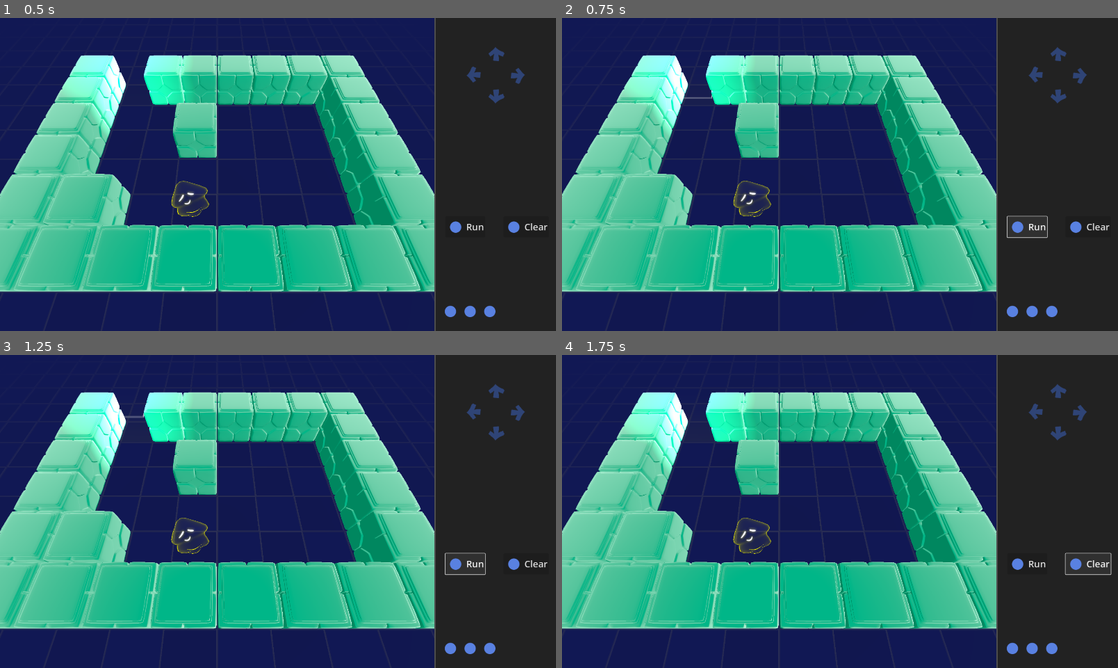
Above: before the commit, frames 1-4 (two rows, left to right).
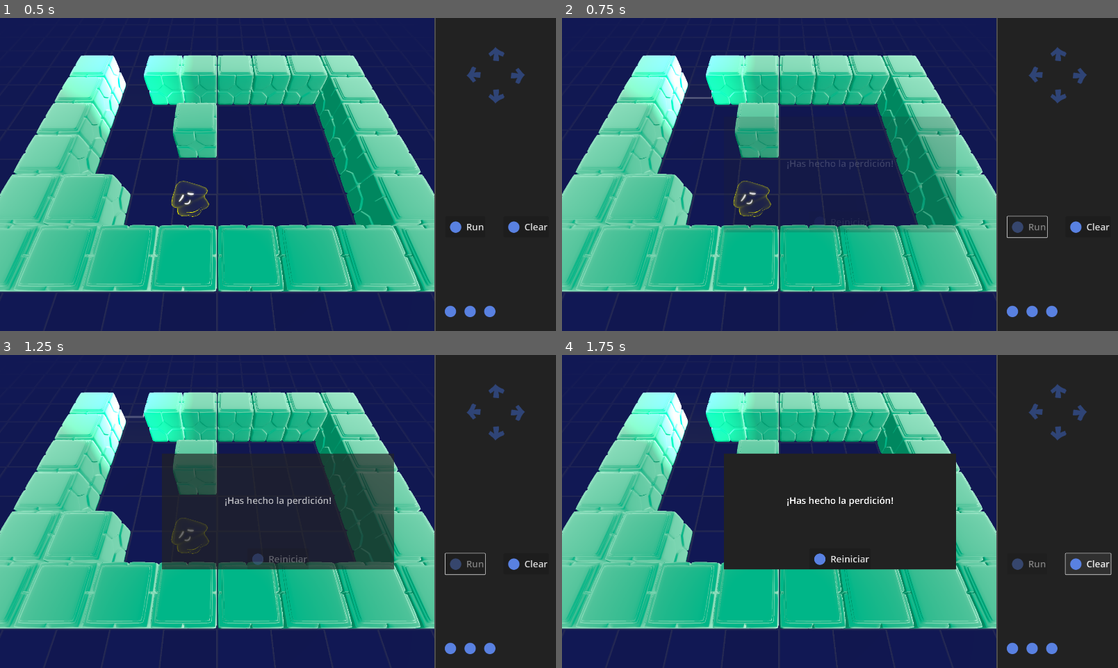
Above: after the commit, the same moments.

Repository: dxzander/GodotHSRFoxPuzzle
Game: Godot game, scene res://puzzle_test.tscn
The game is run twice, just before and just after one commit, with the same random seed, the same clock (stepped at 60 frames per second) and the same inputs.
Inputs:
- Up to frame 1 (0.5 s): no input
- Up to frame 2 (0.75 s): click "Run" at 0.5 s
- Up to frame 3 (1.25 s): no input
- Up to frame 4 (1.75 s): click "Clear" at 1.25 s

Frame 1 is identical in both runs. In frame 2, 3.0% of the frame differs, in the area x 29-87%, y 31-69%; in frame 3, 15%; in frame 4, 16%.

Commit message:
added exit condition and controller support

Diff:
--- a/Meta.gd
+++ b/Meta.gd
@@ -1,18 +1,26 @@
 extends Area3D
 
-var contenido = []
-
 signal winning
+signal lost
 
 # Called when the node enters the scene tree for the first time.
 func _ready():
 	pass # Replace with function body.
 
-
 # Called every frame. 'delta' is the elapsed time since the previous frame.
 func _process(delta):
-	contenido = get_overlapping_bodies()
-	if len(contenido) > 1:
-		if contenido[1].name == 'jelly':
+	if len(get_overlapping_bodies()) > 0:
+		if has_jelly_arrived():
 			winning.emit()
-	pass
+
+func _on_stack_ran_out_of_stack():
+	if !has_jelly_arrived():
+		lost.emit()
+
+func has_jelly_arrived():
+	var contenido = get_overlapping_bodies()
+	var names = []
+	for n in contenido:
+		names.append(n.name)
+	var is_jelly = true if 'jelly' in names else false
+	return is_jelly
--- a/Stack.gd
+++ b/Stack.gd
@@ -11,6 +11,7 @@
 					}
 
 signal move_in_direction(direct)
+signal ran_out_of_stack()
 
 # Called when the node enters the scene tree for the first time.
 func _ready():
@@ -19,6 +20,15 @@
 # Called every frame. 'delta' is the elapsed time since the previous frame.
 func _process(delta):
 	pass
+
+func clear_stack():
+	stack = []
+	$First.texture = load(directToFiles['idle'])
+	$Second.texture = load(directToFiles['idle'])
+	$Third.texture = load(directToFiles['idle'])
+
+func enable_buttons():
+	buttons_enabled = true
 
 func add_to_stack(direct):
 	if stack.size() < stackMaxSize:
@@ -31,47 +41,39 @@
 				$Second.texture = load(directToFiles[direct])
 			2:
 				$Third.texture = load(directToFiles[direct])
-	pass
 
 func _on_up_pressed():
 	if buttons_enabled:
 		add_to_stack("up")
-	pass # Replace with function body.
 
 func _on_down_pressed():
 	if buttons_enabled:
 		add_to_stack("down")
-	pass # Replace with function body.
 
 func _on_left_pressed():
 	if buttons_enabled:
 		add_to_stack("left")
-	pass # Replace with function body.
 
 func _on_right_pressed():
 	if buttons_enabled:
 		add_to_stack("right")
-	pass # Replace with function body.
 
 func _on_clear_pressed():
 	if buttons_enabled:
-		stack = []
-		$First.texture = load(directToFiles['idle'])
-		$Second.texture = load(directToFiles['idle'])
-		$Third.texture = load(directToFiles['idle'])
-	pass # Replace with function body.
+		clear_stack()
 
 func _on_run_pressed():
-	buttons_enabled = false
-	execute()
-	pass # Replace with function body.
+	if buttons_enabled:
+		get_node('../Acciones/Left/Run').set_disabled(true)
+		buttons_enabled = false
+		execute()
 
 func _on_jelly_wall_hit():
 	execute()
-	pass # Replace with function body.
 
 func execute():
 	if stack:
 		move_in_direction.emit(stack[0])
 		stack.pop_front()
-	pass
+	else:
+		ran_out_of_stack.emit()
--- /dev/null
+++ b/ending.gd
@@ -0,0 +1,33 @@
+extends ColorRect
+
+var reset_disabled = true
+
+# Called when the node enters the scene tree for the first time.
+func _ready():
+	$GridContainer/Reiniciar.set_disabled(reset_disabled)
+	pass # Replace with function body.
+
+# Called every frame. 'delta' is the elapsed time since the previous frame.
+func _process(delta):
+	pass
+
+func _on_meta_winning():
+	play_fade_in()
+	$GridContainer/Mensaje.set_text('¡Has hecho la ganación!')
+
+func _on_meta_lost():
+	play_fade_in()
+	$GridContainer/Mensaje.set_text('¡Has hecho la perdición!')
+
+func play_fade_in():
+	var mod = get_modulate()
+	if mod.a == 0:
+		$AnimationPlayer.play("fade in")
+
+func _on_animation_player_animation_finished(anim_name):
+	if anim_name == 'fade in':
+		reset_disabled = false
+		$GridContainer/Reiniciar.set_disabled(reset_disabled)
+	elif anim_name == 'fade out':
+		reset_disabled = true
+		$GridContainer/Reiniciar.set_disabled(reset_disabled)
--- a/jelly.gd
+++ b/jelly.gd
@@ -1,5 +1,4 @@
 extends CharacterBody3D
-
 
 const SPEED = 3.0
 var direction = Vector3(0, 0, 0)
--- a/project.godot
+++ b/project.godot
@@ -24,3 +24,16 @@
 [filesystem]
 
 import/fbx/enabled=false
+
+[input]
+
+ui_default={
+"deadzone": 0.5,
+"events": [Object(InputEventJoypadButton,"resource_local_to_scene":false,"resource_name":"","device":-1,"button_index":0,"pressure":0.0,"pressed":true,"script":null)
+]
+}
+ui_clear={
+"deadzone": 0.5,
+"events": [Object(InputEventJoypadButton,"resource_local_to_scene":false,"resource_name":"","device":-1,"button_index":4,"pressure":0.0,"pressed":true,"script":null)
+]
+}
--- a/puzzle_test.gd
+++ b/puzzle_test.gd
@@ -5,12 +5,12 @@
 var obstucalo_dimension = 2.5
 var cam_def = Vector3(0, 13, 3)
 var cam_pos_values = [Vector3(0, 14, 4), Vector3(0, 15, 5), Vector3(0, 16, 6)]
+var player_initial_position = Vector3(0, 0, 0)
 
 # Called when the node enters the scene tree for the first time.
 func _ready():
 	level_data = load_file('res://level0.txt')
-	process_level_data(level_data)
-	pass # Replace with function body.
+	player_initial_position = process_level_data(level_data)
 
 # Called every frame. 'delta' is the elapsed time since the previous frame.
 func _process(delta):
@@ -28,19 +28,18 @@
 	var height = len(level_data)
 	var width = len(level_data[0])
 	var index = Vector2(0, 0)
+	var jelly_pos
 	for line in level_data:
 		for cell in line:
 			if cell == '1':
 				var instance = obstucalos.instantiate()
 				instance.position = grid_to_real(index, width, height)
 				add_child(instance)
-				pass
 			elif cell == '0':
 				$Meta.position = grid_to_real(index, width, height)
-				pass
 			elif cell == '2':
-				$jelly.position = grid_to_real(index, width, height)
-				pass
+				jelly_pos = grid_to_real(index, width, height)
+				$jelly.position = jelly_pos
 			elif cell == ' ':
 				pass
 			else:
@@ -48,7 +47,7 @@
 			index.x += 1
 		index.y += 1
 		index.x = 0
-	pass
+	return jelly_pos
 
 func grid_to_real(index, width, height):
 	var offsetx = width / 2
@@ -60,3 +59,11 @@
 	var realz = virtualz * obstucalo_dimension
 	var real_pos = Vector3(realx, offsety, realz)
 	return real_pos
+
+func _on_reiniciar_pressed():
+	$jelly.position = player_initial_position
+	$Interfaz/Juego/Controles/Stack.clear_stack()
+	$Interfaz/Juego/Controles/Stack.enable_buttons()
+	$Interfaz/Ending/AnimationPlayer.play("fade out")
+	$Interfaz/Ending.reset_disabled = true
+	$Interfaz/Juego/Controles/Acciones/Left/Run.set_disabled(false)
--- a/puzzle_test.tscn
+++ b/puzzle_test.tscn
@@ -1,13 +1,14 @@
-[gd_scene load_steps=32 format=3 uid="uid://ymumerqhokl1"]
+[gd_scene load_steps=50 format=3 uid="uid://ymumerqhokl1"]
 
 [ext_resource type="Script" path="res://puzzle_test.gd" id="1_vecjt"]
-[ext_resource type="Script" path="res://window.gd" id="2_wdo03"]
 [ext_resource type="Texture2D" uid="uid://bslq1lmnpj1ge" path="res://arrows.png" id="3_mk7ae"]
 [ext_resource type="Texture2D" uid="uid://bdgujwi7ndxkj" path="res://arrows pressed.png" id="4_ph68j"]
 [ext_resource type="Script" path="res://Stack.gd" id="5_yiq4t"]
+[ext_resource type="Theme" uid="uid://cxp6g7swib7tp" path="res://default.theme" id="5_yq7aj"]
 [ext_resource type="PackedScene" uid="uid://bu2p4f53kkd35" path="res://jelly.tscn" id="6_44tl2"]
 [ext_resource type="Texture2D" uid="uid://c2hm6ruc7cg8w" path="res://idle.png" id="6_k54ap"]
 [ext_resource type="PackedScene" uid="uid://c5hhj542rep75" path="res://obstucalos.tscn" id="6_snc1q"]
+[ext_resource type="Script" path="res://ending.gd" id="7_noscy"]
 [ext_resource type="PackedScene" uid="uid://bly3lrw80eanc" path="res://world_environment.tscn" id="8_qtj6n"]
 [ext_resource type="Shader" path="res://checkered.gdshader" id="9_am2qv"]
 [ext_resource type="Shader" path="res://meta.gdshader" id="10_24pch"]
@@ -15,11 +16,103 @@
 [ext_resource type="Shader" path="res://tests.gdshader" id="13_81tre"]
 [ext_resource type="Shader" path="res://cell.gdshader" id="13_b1soi"]
 
-[sub_resource type="Theme" id="Theme_tbg0e"]
-default_font_size = 32
-
-[sub_resource type="Theme" id="Theme_f7saw"]
-default_font_size = 32
+[sub_resource type="InputEventAction" id="InputEventAction_y2lr2"]
+action = &"ui_default"
+
+[sub_resource type="Shortcut" id="Shortcut_70ev2"]
+events = [SubResource("InputEventAction_y2lr2")]
+
+[sub_resource type="InputEventAction" id="InputEventAction_5yesh"]
+action = &"ui_clear"
+
+[sub_resource type="Shortcut" id="Shortcut_wgsns"]
+events = [SubResource("InputEventAction_5yesh")]
+
+[sub_resource type="InputEventAction" id="InputEventAction_s314k"]
+action = &"ui_up"
+
+[sub_resource type="Shortcut" id="Shortcut_rx15f"]
+events = [SubResource("InputEventAction_s314k")]
+
+[sub_resource type="InputEventAction" id="InputEventAction_yd8s7"]
+action = &"ui_down"
+
+[sub_resource type="Shortcut" id="Shortcut_e0iyi"]
+events = [SubResource("InputEventAction_yd8s7")]
+
+[sub_resource type="InputEventAction" id="InputEventAction_aeia3"]
+action = &"ui_left"
+
+[sub_resource type="Shortcut" id="Shortcut_0w06e"]
+events = [SubResource("InputEventAction_aeia3")]
+
+[sub_resource type="InputEventAction" id="InputEventAction_mn0w2"]
+action = &"ui_right"
+
+[sub_resource type="Shortcut" id="Shortcut_so2jt"]
+events = [SubResource("InputEventAction_mn0w2")]
+
+[sub_resource type="Animation" id="Animation_6g3et"]
+length = 0.001
+tracks/0/type = "value"
+tracks/0/imported = false
+tracks/0/enabled = true
+tracks/0/path = NodePath(".:modulate")
+tracks/0/interp = 1
+tracks/0/loop_wrap = true
+tracks/0/keys = {
+"times": PackedFloat32Array(0),
+"transitions": PackedFloat32Array(1),
+"update": 0,
+"values": [Color(1, 1, 1, 0)]
+}
+
+[sub_resource type="Animation" id="Animation_0043o"]
+resource_name = "fade in"
+tracks/0/type = "value"
+tracks/0/imported = false
+tracks/0/enabled = true
+tracks/0/path = NodePath(".:modulate")
+tracks/0/interp = 1
+tracks/0/loop_wrap = false
+tracks/0/keys = {
+"times": PackedFloat32Array(0, 1),
+"transitions": PackedFloat32Array(1, 1),
+"update": 0,
+"values": [Color(1, 1, 1, 0), Color(1, 1, 1, 1)]
+}
+
+[sub_resource type="Animation" id="Animation_ubmhb"]
+resource_name = "fade out"
+length = 0.5
+tracks/0/type = "value"
+tracks/0/imported = false
+tracks/0/enabled = true
+tracks/0/path = NodePath(".:modulate")
+tracks/0/interp = 1
+tracks/0/loop_wrap = true
+tracks/0/keys = {
+"times": PackedFloat32Array(0, 0.5),
+"transitions": PackedFloat32Array(1, 1),
+"update": 0,
+"values": [Color(1, 1, 1, 1), Color(1, 1, 1, 0)]
+}
+
+[sub_resource type="AnimationLibrary" id="AnimationLibrary_uxx7p"]
+_data = {
+"RESET": SubResource("Animation_6g3et"),
+"fade in": SubResource("Animation_0043o"),
+"fade out": SubResource("Animation_ubmhb")
+}
+
+[sub_resource type="LabelSettings" id="LabelSettings_8uv3v"]
+font_size = 32
+
+[sub_resource type="InputEventAction" id="InputEventAction_bge4i"]
+action = &"ui_default"
+
+[sub_resource type="Shortcut" id="Shortcut_gy3ia"]
+events = [SubResource("InputEventAction_bge4i")]
 
 [sub_resource type="ShaderMaterial" id="ShaderMaterial_vrxca"]
 render_priority = 0
@@ -160,7 +253,7 @@
 size_flags_horizontal = 3
 size_flags_vertical = 3
 
-[node name="GridContainer" type="GridContainer" parent="Interfaz"]
+[node name="Juego" type="GridContainer" parent="Interfaz"]
 layout_mode = 1
 anchors_preset = 15
 anchor_right = 1.0
@@ -169,30 +262,29 @@
 grow_vertical = 2
 columns = 2
 
-[node name="Ventana al 3D" type="SubViewportContainer" parent="Interfaz/GridContainer"]
+[node name="Ventana al 3D" type="SubViewportContainer" parent="Interfaz/Juego"]
 custom_minimum_size = Vector2(1500, 0)
 layout_mode = 2
 size_flags_horizontal = 3
 size_flags_vertical = 3
 size_flags_stretch_ratio = 2.0
 stretch = true
-script = ExtResource("2_wdo03")
-
-[node name="SubViewport" type="SubViewport" parent="Interfaz/GridContainer/Ventana al 3D"]
+
+[node name="SubViewport" type="SubViewport" parent="Interfaz/Juego/Ventana al 3D"]
 handle_input_locally = false
 size = Vector2i(1500, 1080)
 render_target_update_mode = 4
 
-[node name="Camera3D" type="Camera3D" parent="Interfaz/GridContainer/Ventana al 3D/SubViewport"]
+[node name="Camera3D" type="Camera3D" parent="Interfaz/Juego/Ventana al 3D/SubViewport"]
 transform = Transform3D(1, 0, 0, 0, 0.5, 0.866025, 0, -0.866025, 0.5, 0, 11, 5)
 
-[node name="Controles" type="ColorRect" parent="Interfaz/GridContainer"]
+[node name="Controles" type="ColorRect" parent="Interfaz/Juego"]
 layout_mode = 2
 size_flags_horizontal = 3
 size_flags_vertical = 3
 color = Color(0.133333, 0.133333, 0.133333, 1)
 
-[node name="Stack" type="GridContainer" parent="Interfaz/GridContainer/Controles"]
+[node name="Stack" type="GridContainer" parent="Interfaz/Juego/Controles"]
 layout_direction = 2
 layout_mode = 1
 anchors_preset = -1
@@ -208,19 +300,19 @@
 columns = 3
 script = ExtResource("5_yiq4t")
 
-[node name="First" type="TextureRect" parent="Interfaz/GridContainer/Controles/Stack"]
+[node name="First" type="TextureRect" parent="Interfaz/Juego/Controles/Stack"]
 layout_mode = 2
 texture = ExtResource("6_k54ap")
 
-[node name="Second" type="TextureRect" parent="Interfaz/GridContainer/Controles/Stack"]
+[node name="Second" type="TextureRect" parent="Interfaz/Juego/Controles/Stack"]
 layout_mode = 2
 texture = ExtResource("6_k54ap")
 
-[node name="Third" type="TextureRect" parent="Interfaz/GridContainer/Controles/Stack"]
+[node name="Third" type="TextureRect" parent="Interfaz/Juego/Controles/Stack"]
 layout_mode = 2
 texture = ExtResource("6_k54ap")
 
-[node name="Acciones" type="GridContainer" parent="Interfaz/GridContainer/Controles"]
+[node name="Acciones" type="GridContainer" parent="Interfaz/Juego/Controles"]
 layout_mode = 1
 anchors_preset = -1
 anchor_top = 0.666
@@ -230,27 +322,29 @@
 grow_vertical = 2
 columns = 2
 
-[node name="Left" type="CenterContainer" parent="Interfaz/GridContainer/Controles/Acciones"]
+[node name="Left" type="CenterContainer" parent="Interfaz/Juego/Controles/Acciones"]
 layout_mode = 2
 size_flags_horizontal = 3
 
-[node name="Run" type="Button" parent="Interfaz/GridContainer/Controles/Acciones/Left"]
-layout_mode = 2
-theme = SubResource("Theme_tbg0e")
+[node name="Run" type="Button" parent="Interfaz/Juego/Controles/Acciones/Left"]
+layout_mode = 2
+theme = ExtResource("5_yq7aj")
+shortcut = SubResource("Shortcut_70ev2")
 text = "Run"
 icon = ExtResource("6_k54ap")
 
-[node name="Right" type="CenterContainer" parent="Interfaz/GridContainer/Controles/Acciones"]
+[node name="Right" type="CenterContainer" parent="Interfaz/Juego/Controles/Acciones"]
 layout_mode = 2
 size_flags_horizontal = 3
 
-[node name="Clear" type="Button" parent="Interfaz/GridContainer/Controles/Acciones/Right"]
-layout_mode = 2
-theme = SubResource("Theme_f7saw")
+[node name="Clear" type="Button" parent="Interfaz/Juego/Controles/Acciones/Right"]
+layout_mode = 2
+theme = ExtResource("5_yq7aj")
+shortcut = SubResource("Shortcut_wgsns")
 text = "Clear"
 icon = ExtResource("6_k54ap")
 
-[node name="Direcciones" type="Control" parent="Interfaz/GridContainer/Controles"]
+[node name="Direcciones" type="Control" parent="Interfaz/Juego/Controles"]
 layout_mode = 1
 anchor_left = 0.25
 anchor_top = 0.09
@@ -258,7 +352,7 @@
 anchor_bottom = 0.276
 grow_horizontal = 2
 
-[node name="Up" type="TextureButton" parent="Interfaz/GridContainer/Controles/Direcciones"]
+[node name="Up" type="TextureButton" parent="Interfaz/Juego/Controles/Direcciones"]
 layout_mode = 1
 anchors_preset = 5
 anchor_left = 0.5
@@ -267,10 +361,11 @@
 offset_right = 32.0
 offset_bottom = 64.0
 grow_horizontal = 2
+shortcut = SubResource("Shortcut_rx15f")
 texture_normal = ExtResource("3_mk7ae")
 texture_pressed = ExtResource("4_ph68j")
 
-[node name="Down" type="TextureButton" parent="Interfaz/GridContainer/Controles/Direcciones"]
+[node name="Down" type="TextureButton" parent="Interfaz/Juego/Controles/Direcciones"]
 layout_mode = 1
 anchors_preset = 7
 anchor_left = 0.5
@@ -282,11 +377,12 @@
 offset_right = 32.0
 grow_horizontal = 2
 grow_vertical = 0
+shortcut = SubResource("Shortcut_e0iyi")
 texture_normal = ExtResource("3_mk7ae")
 texture_pressed = ExtResource("4_ph68j")
 flip_v = true
 
-[node name="Left" type="TextureButton" parent="Interfaz/GridContainer/Controles/Direcciones"]
+[node name="Left" type="TextureButton" parent="Interfaz/Juego/Controles/Direcciones"]
 layout_mode = 1
 anchors_preset = 4
 anchor_top = 0.5
@@ -297,10 +393,11 @@
 grow_vertical = 2
 rotation = -1.5708
 pivot_offset = Vector2(32, 32)
+shortcut = SubResource("Shortcut_0w06e")
 texture_normal = ExtResource("3_mk7ae")
 texture_pressed = ExtResource("4_ph68j")
 
-[node name="Right" type="TextureButton" parent="Interfaz/GridContainer/Controles/Direcciones"]
+[node name="Right" type="TextureButton" parent="Interfaz/Juego/Controles/Direcciones"]
 layout_mode = 1
 anchors_preset = 6
 anchor_left = 1.0
@@ -314,8 +411,58 @@
 grow_vertical = 2
 rotation = 1.5708
 pivot_offset = Vector2(32, 32)
+shortcut = SubResource("Shortcut_so2jt")
 texture_normal = ExtResource("3_mk7ae")
 texture_pressed = ExtResource("4_ph68j")
+
+[node name="Ending" type="ColorRect" parent="Interfaz"]
+modulate = Color(1, 1, 1, 0)
+layout_mode = 1
+anchors_preset = 8
+anchor_left = 0.5
+anchor_top = 0.5
+anchor_right = 0.5
+anchor_bottom = 0.5
+offset_left = -400.0
+offset_top = -200.0
+offset_right = 400.0
+offset_bottom = 200.0
+grow_horizontal = 2
+grow_vertical = 2
+color = Color(0.133333, 0.133333, 0.133333, 1)
+script = ExtResource("7_noscy")
+
+[node name="AnimationPlayer" type="AnimationPlayer" parent="Interfaz/Ending"]
+libraries = {
+"": SubResource("AnimationLibrary_uxx7p")
+}
+
+[node name="GridContainer" type="GridContainer" parent="Interfaz/Ending"]
+layout_mode = 1
+anchors_preset = 15
+anchor_right = 1.0
+anchor_bottom = 1.0
+grow_horizontal = 2
+grow_vertical = 2
+
+[node name="Mensaje" type="Label" parent="Interfaz/Ending/GridContainer"]
+layout_mode = 2
+size_flags_horizontal = 3
+size_flags_vertical = 3
+text = "prueba"
+label_settings = SubResource("LabelSettings_8uv3v")
+horizontal_alignment = 1
+vertical_alignment = 1
+
+[node name="Reiniciar" type="Button" parent="Interfaz/Ending/GridContainer"]
+layout_mode = 2
+size_flags_horizontal = 6
+theme = ExtResource("5_yq7aj")
+disabled = true
+shortcut = SubResource("Shortcut_gy3ia")
+text = "Reiniciar"
+icon = ExtResource("6_k54ap")
+alignment = 0
 
 [node name="DirectionalLight3D" type="DirectionalLight3D" parent="."]
 transform = Transform3D(0.313992, -0.822227, 0.474713, 0, 0.5, 0.866025, -0.949426, -0.271925, 0.156996, 0, 0, 0)
@@ -389,12 +536,17 @@
 mesh = SubResource("CylinderMesh_dgpxb")
 skeleton = NodePath("../..")
 
-[connection signal="move_in_direction" from="Interfaz/GridContainer/Controles/Stack" to="jelly" method="_on_stack_move_in_direction"]
-[connection signal="pressed" from="Interfaz/GridContainer/Controles/Acciones/Left/Run" to="Interfaz/GridContainer/Controles/Stack" method="_on_run_pressed"]
-[connection signal="pressed" from="Interfaz/GridContainer/Controles/Acciones/Right/Clear" to="Interfaz/GridContainer/Controles/Stack" method="_on_clear_pressed"]
-[connection signal="pressed" from="Interfaz/GridContainer/Controles/Direcciones/Up" to="Interfaz/GridContainer/Controles/Stack" method="_on_up_pressed"]
-[connection signal="pressed" from="Interfaz/GridContainer/Controles/Direcciones/Down" to="Interfaz/GridContainer/Controles/Stack" method="_on_down_pressed"]
-[connection signal="pressed" from="Interfaz/GridContainer/Controles/Direcciones/Left" to="Interfaz/GridContainer/Controles/Stack" method="_on_left_pressed"]
-[connection signal="pressed" from="Interfaz/GridContainer/Controles/Direcciones/Right" to="Interfaz/GridContainer/Controles/Stack" method="_on_right_pressed"]
-[connection signal="wall_hit" from="jelly" to="Interfaz/GridContainer/Controles/Stack" method="_on_jelly_wall_hit"]
+[connection signal="move_in_direction" from="Interfaz/Juego/Controles/Stack" to="jelly" method="_on_stack_move_in_direction"]
+[connection signal="ran_out_of_stack" from="Interfaz/Juego/Controles/Stack" to="Meta" method="_on_stack_ran_out_of_stack"]
+[connection signal="pressed" from="Interfaz/Juego/Controles/Acciones/Left/Run" to="Interfaz/Juego/Controles/Stack" method="_on_run_pressed"]
+[connection signal="pressed" from="Interfaz/Juego/Controles/Acciones/Right/Clear" to="Interfaz/Juego/Controles/Stack" method="_on_clear_pressed"]
+[connection signal="pressed" from="Interfaz/Juego/Controles/Direcciones/Up" to="Interfaz/Juego/Controles/Stack" method="_on_up_pressed"]
+[connection signal="pressed" from="Interfaz/Juego/Controles/Direcciones/Down" to="Interfaz/Juego/Controles/Stack" method="_on_down_pressed"]
+[connection signal="pressed" from="Interfaz/Juego/Controles/Direcciones/Left" to="Interfaz/Juego/Controles/Stack" method="_on_left_pressed"]
+[connection signal="pressed" from="Interfaz/Juego/Controles/Direcciones/Right" to="Interfaz/Juego/Controles/Stack" method="_on_right_pressed"]
+[connection signal="animation_finished" from="Interfaz/Ending/AnimationPlayer" to="Interfaz/Ending" method="_on_animation_player_animation_finished"]
+[connection signal="pressed" from="Interfaz/Ending/GridContainer/Reiniciar" to="." method="_on_reiniciar_pressed"]
+[connection signal="wall_hit" from="jelly" to="Interfaz/Juego/Controles/Stack" method="_on_jelly_wall_hit"]
+[connection signal="lost" from="Meta" to="Interfaz/Ending" method="_on_meta_lost"]
+[connection signal="winning" from="Meta" to="Interfaz/Ending" method="_on_meta_winning"]
 [connection signal="winning" from="Meta" to="jelly" method="_on_meta_winning"]
--- a/window.gd
+++ /dev/null
@@ -1,11 +0,0 @@
-extends SubViewportContainer
-
-
-# Called when the node enters the scene tree for the first time.
-func _ready():
-	pass # Replace with function body.
-
-
-# Called every frame. 'delta' is the elapsed time since the previous frame.
-func _process(delta):
-	pass
Binary file added: default.theme
